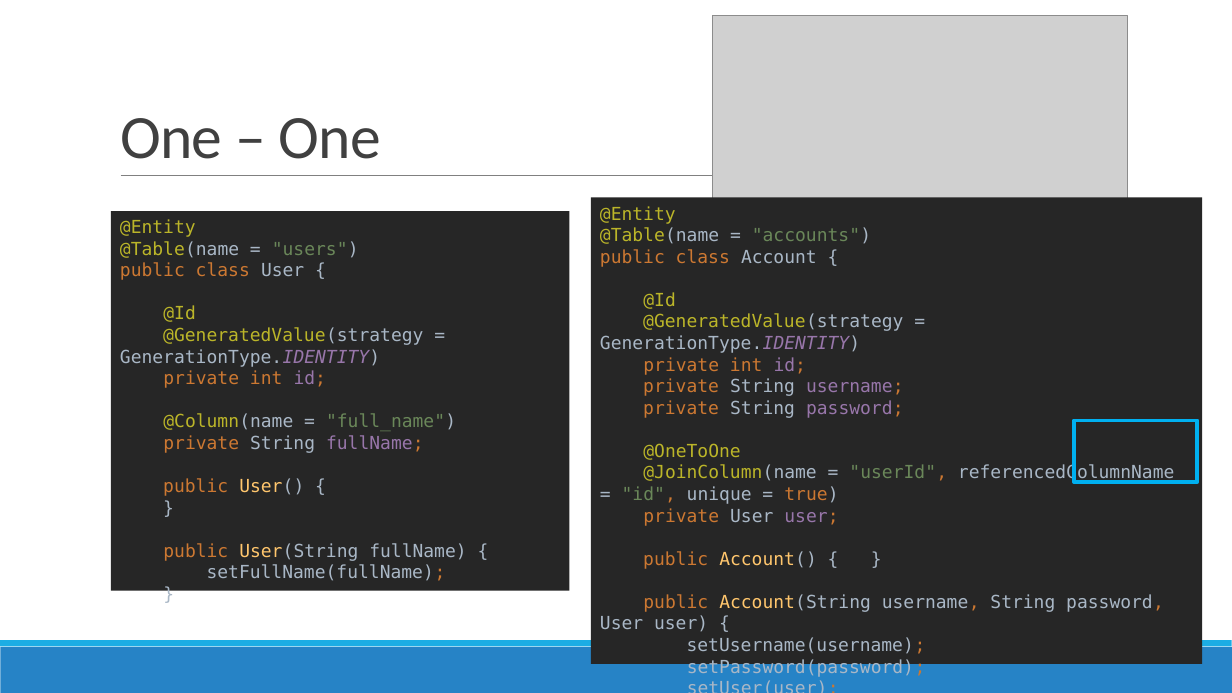
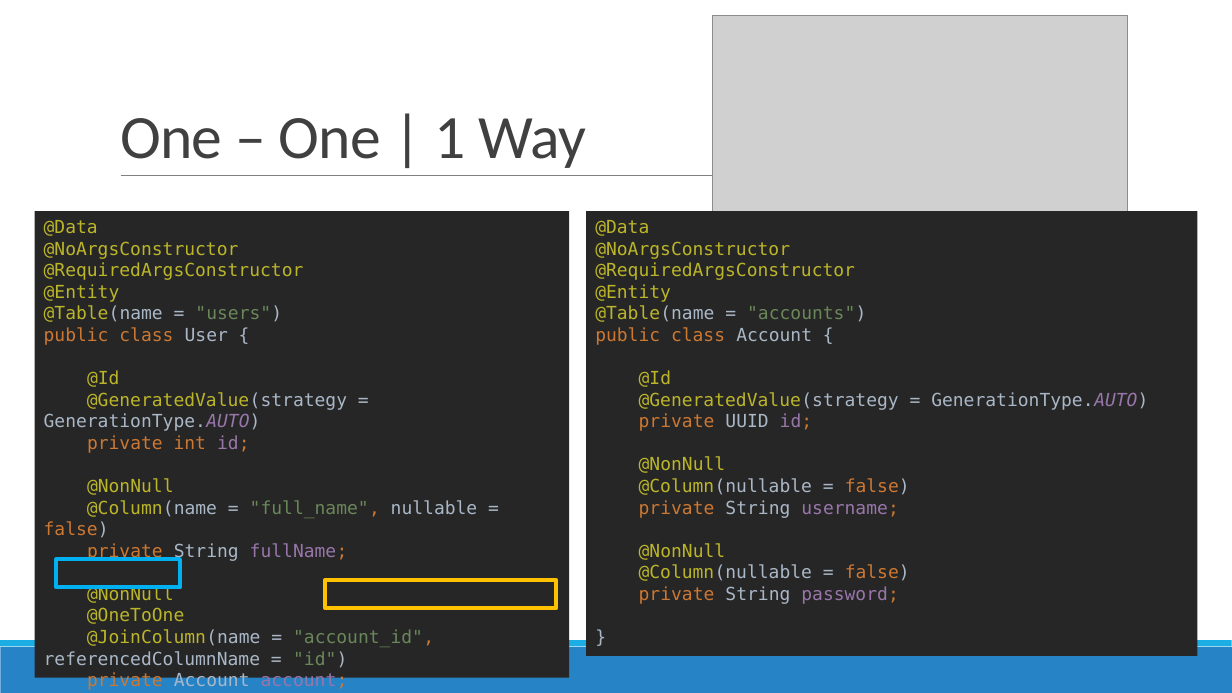
Before and after one commit to nguyenthanhtam1102/trainee-dev-vti-public, a slide deck: slide 54 of Tuần 6 - Java/Advanced Java.pptx (slide 31 before the commit). Drawn at 1232x693 pixels with LibreOffice and Linux fonts; fonts in the diff are those of the drawing; grey boxes stand for pictures. Boxes give left, top, right and bottom in pixels: in the first picture for what was removed or moved away, otherwise in the second. Text is boxed around its words. In the diff, an @@ line names an element or a change of style, - is before the commit and + after.

```diff
--- a/Tuần 6 - Java/Advanced Java.pptx
+++ b/Tuần 6 - Java/Advanced Java.pptx
@@ title at <box>120,118,586,168</box>: text changed @@
-One – One
+One – One | 1 Way
@@ rectangle "@Data @NoArgsConstructor @RequiredArgsConstructor @Entity @T ...": place and size @@
-rectangle "@Data @NoArgsConstructor @RequiredArgsConstructor @Entity @T ..." at <box>111,212,569,592</box>
+rectangle "@Data @NoArgsConstructor @RequiredArgsConstructor @Entity @T ..." at <box>34,212,569,678</box>
@@ text in rectangle at <box>44,220,478,690</box>: text changed; text colour #A9B7C6 to #BBB529 @@
-@Entity
-@Table(name = "users")
-public class User {
-@Id
-@GeneratedValue(strategy = GenerationType.IDENTITY)
-private int id;
-@Column(name = "full_name")
-private String fullName;
-public User() {
-}
-public User(String fullName) {
-setFullName(fullName);
-}
+@Data
+@NoArgsConstructor
+@RequiredArgsConstructor
+@Entity
+@Table(name = "users")
+public class User {
+@Id
+@GeneratedValue(strategy = GenerationType.AUTO)
+private int id;
+@NonNull
+@Column(name = "full_name", nullable = false)
+private String fullName;
+@NonNull
+@OneToOne
+@JoinColumn(name = "account_id", referencedColumnName = "id")
+private Account account;
+}
@@ rectangle "@Data @NoArgsConstructor @RequiredArgsConstructor @Entity @T ...": place and size @@
-rectangle "@Data @NoArgsConstructor @RequiredArgsConstructor @Entity @T ..." at <box>592,198,1202,665</box>
+rectangle "@Data @NoArgsConstructor @RequiredArgsConstructor @Entity @T ..." at <box>586,212,1197,656</box>
@@ text in rectangle at <box>595,220,1148,604</box>: text changed; text colour #A9B7C6 to #BBB529 @@
-@Entity
-@Table(name = "accounts")
-public class Account {
-@Id
-@GeneratedValue(strategy = GenerationType.IDENTITY)
-private int id;
-private String username;
-private String password;
-@OneToOne
-@JoinColumn(name = "userId", referencedColumnName = "id", unique = true)
-private User user;
-public Account() { }
-public Account(String username, String password, User user) {
-setUsername(username);
-setPassword(password);
-setUser(user);
-}
+@Data
+@NoArgsConstructor
+@RequiredArgsConstructor
+@Entity
+@Table(name = "accounts")
+public class Account {
+@Id
+@GeneratedValue(strategy = GenerationType.AUTO)
+private UUID id;
+@NonNull
+@Column(nullable = false)
+private String username;
+@NonNull
+@Column(nullable = false)
+private String password;
+}
@@ rectangle: place and size @@
-rectangle at <box>1074,421,1198,482</box>
+rectangle at <box>56,559,180,588</box>
@@ rectangle added at <box>325,580,556,609</box>, outline #FFC000 3 pt @@
```
Also in this commit, not shown: 52 other slides changed, 39 slides added, 12 slides removed.
